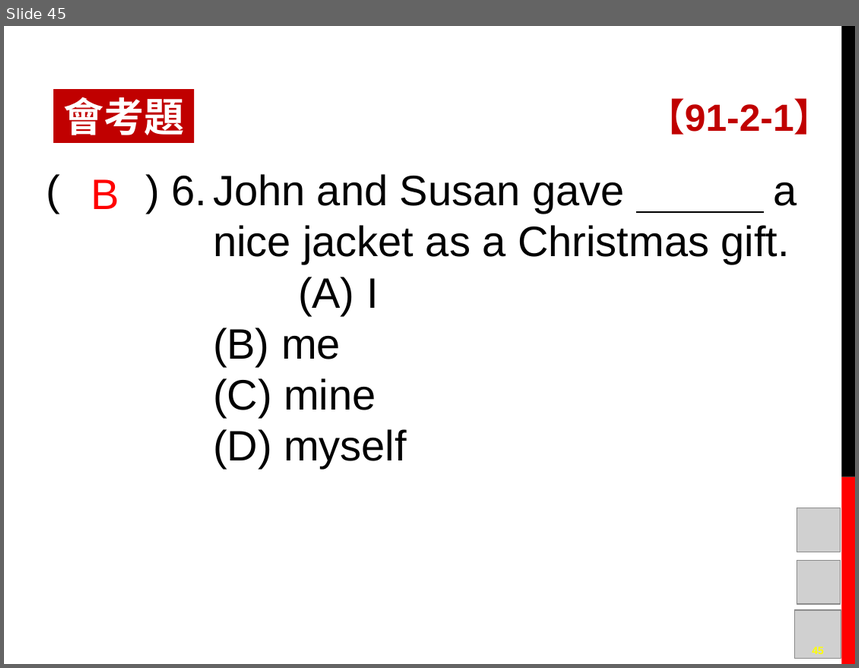
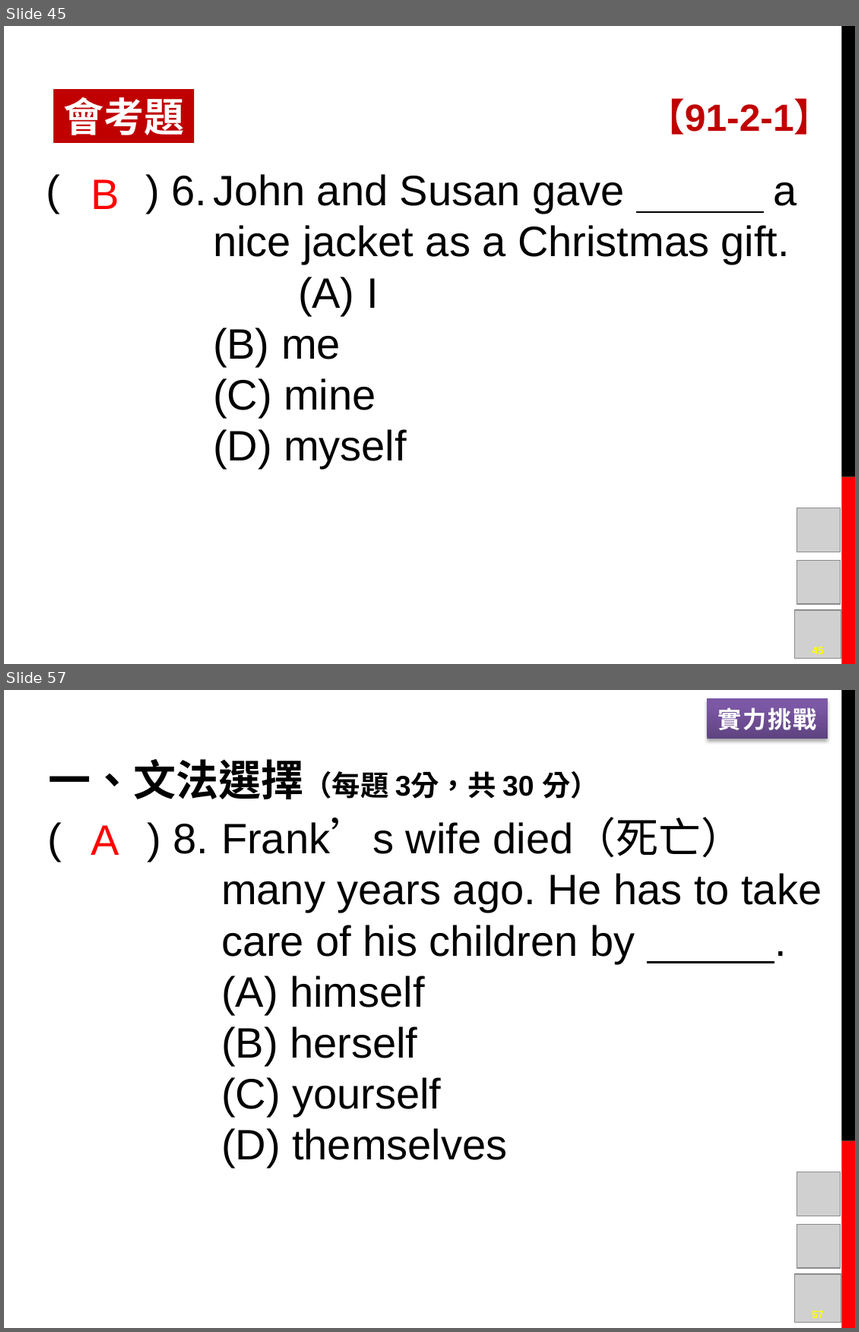
Before and after one commit to mousterchung/backup_data_from_desktop, a slide deck: school/junior_high_school/original_class/英語/八下講義/英語講義L05.pptx. Shown one above the other, each under a label of ours: slide 45 before the commit, slides 45 and 57 after it; the slides between them are not shown. The pictures are 859x668 and 859x1332 pixels, drawn with LibreOffice and Linux fonts; fonts in the diff are those of the drawing; grey boxes stand for pictures; background and template pictures are left out. Boxes give left, top, right and bottom in pixels: in the first picture for what was removed or moved away, otherwise in the second. Text is boxed around its words. In the diff, an @@ line names an element or a change of style, - is before the commit and + after.

```diff
--- a/school/junior_high_school/original_class/英語/八下講義/英語講義L05.pptx
+++ b/school/junior_high_school/original_class/英語/八下講義/英語講義L05.pptx
@@ slide 57 added at <box>4,690,855,1328</box>, background #FFFFFF; not listed: 2 template elements that a slide beside it also shows @@
@@ rectangle added at <box>707,698,828,739</box>, fill gradient #5F4480 to #7B58A6 to #7C57A8, 20 pt, text #FFFFFF, bold @@
+實力挑戰
@@ text added at <box>48,759,599,799</box>, 24 pt, text #000000, bold @@
+一、文法選擇（每題 3分，共 30 分）
@@ text added at <box>91,825,119,855</box>, 36 pt, text #FF0000 @@
+A
@@ text added at <box>173,820,822,1167</box>, 36 pt, text #000000 @@
+( ) 8. Frank’s wife died（死亡）many years ago. He has to take care of his children by .
+(A) himself
+(B) herself
+(C) yourself
+(D) themselves
@@ picture added at <box>797,1173,841,1216</box> @@
@@ picture added at <box>797,1224,840,1268</box> @@
@@ picture added at <box>794,1274,842,1323</box> @@
@@ page number added at <box>812,1311,824,1319</box>, 9 pt, text #FFFF00, bold @@
+57
```
Also in this commit, not shown: 30 other slides added.
